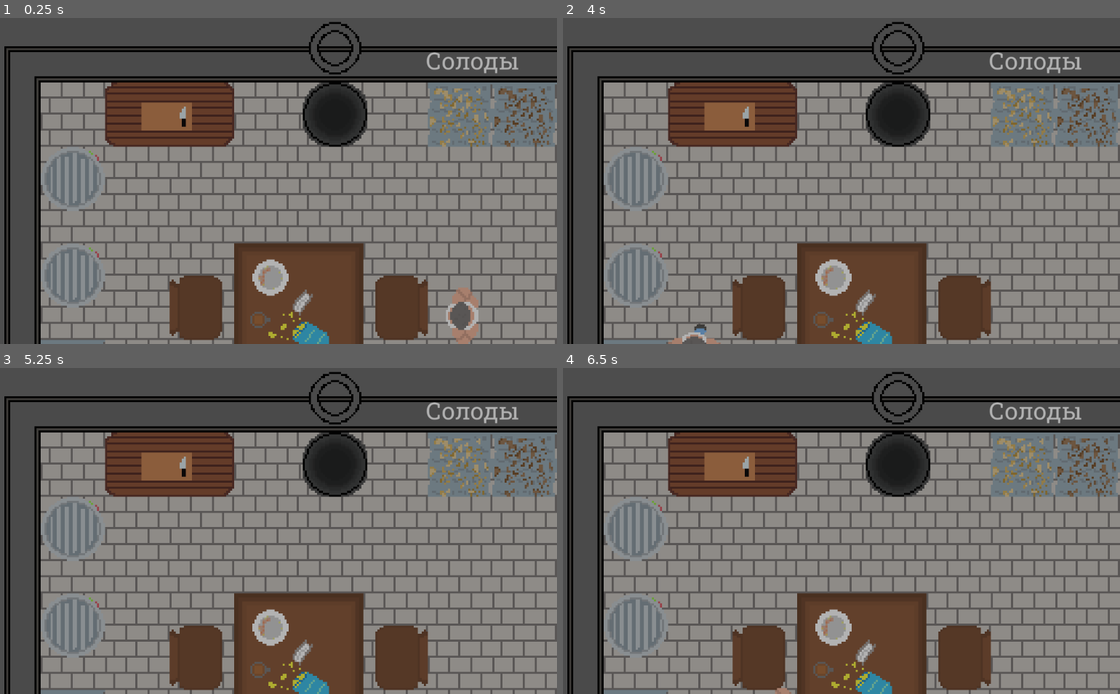
Above: before the commit, frames 1-4 (two rows, left to right).
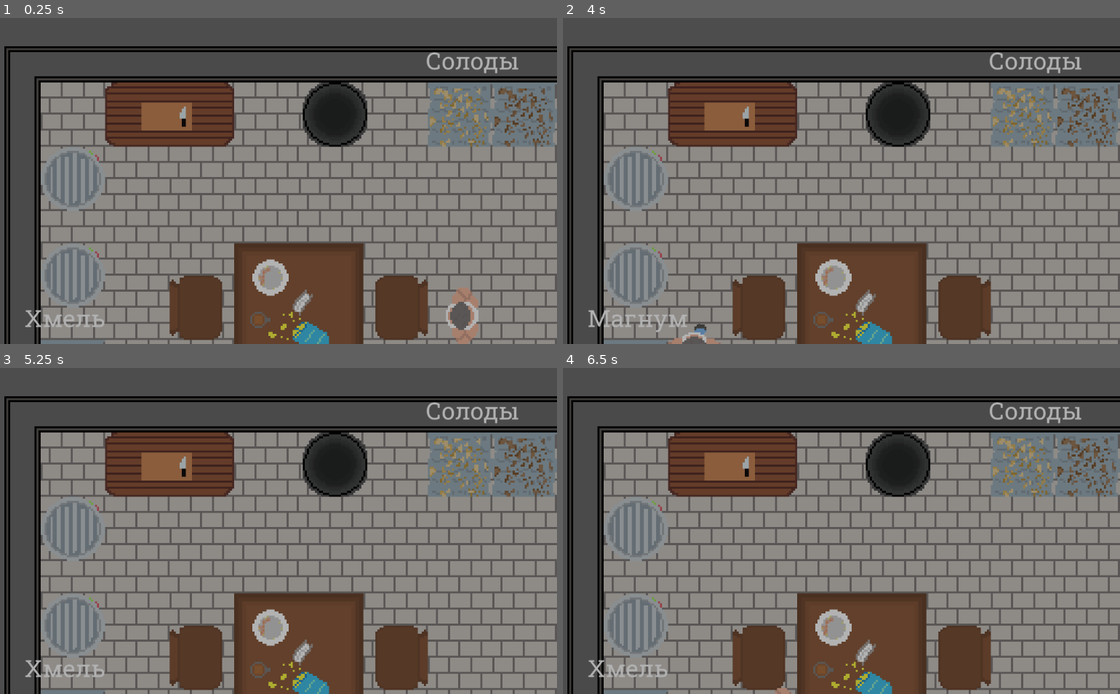
Above: after the commit, the same moments.

Repository: Pel-meshek/drinkUP
Game: Godot game, scene res://scenes/garage.tscn
Same seed, same stepped clock (60 frames per second), same inputs: the game is played once before the commit and once after it.
Inputs:
- Up to frame 1 (0.25 s): no input
- Up to frame 2 (4 s): tap Enter at 0.5 s; hold E (interact) 0.53-1.28 s; hold W (up) 0.53-2.03 s; tap F (drop) at 0.6, 1.55, 2.1, 3.05, 3.6 s; tap E (interact) at 1.35, 2.85 s; hold E (interact) 2.03-2.78 s; hold A (left) 2.03-3.53 s; hold S (down) from 3.53 s (still down); hold E (interact) from 3.53 s (still down)
- Up to frame 3 (5.25 s): release S (down) at 4.28 s; release E (interact) at 4.28 s; hold D (right) 4.28-5.03 s; tap E (interact) at 4.35 s; tap F (drop) at 4.55, 5.1 s; tap Space (skip) at 5 s; hold W (up) from 5.03 s (still down); hold E (interact) from 5.03 s (still down)
- Up to frame 4 (6.5 s): tap Enter at 5.75 s; release W (up) at 5.78 s; release E (interact) at 5.78 s; hold D (right) from 5.78 s (still down); tap E (interact) at 5.85 s; tap F (drop) at 6.05 s

The runs differ from the first frame. In frame 1, 0.6% of the frame differs, in the area x 4-65%, y 1-95%; in frame 2, 0.7%, in the area x 4-65%, y 1-97%; in frame 3, 0.6%; in frame 4, 0.6%.

Commit message:
gameplay

Diff:
--- a/scenes/garage.tscn
+++ b/scenes/garage.tscn
@@ -31,7 +31,6 @@
 [ext_resource type="Texture2D" uid="uid://bvcu31fhaeueo" path="res://assets/Котел/КОТЕЛ НИ С ЧЕМ.png" id="16_4sak7"]
 [ext_resource type="Texture2D" uid="uid://d30h8h2gn0dpc" path="res://assets/Пилнзер.png" id="16_ruylh"]
 [ext_resource type="Texture2D" uid="uid://ceifpkoiftcjh" path="res://assets/light_tele.png" id="19_q361v"]
-[ext_resource type="Texture2D" uid="uid://cxadlilha47g6" path="res://assets/КОТЕЛ НИ С ЧЕМ.png" id="22_kr3w1"]
 [ext_resource type="PackedScene" uid="uid://dacv2754hedak" path="res://scenes/dialogue.tscn" id="22_sdyjj"]
 [ext_resource type="PackedScene" uid="uid://k85ld780p7cg" path="res://scenes/belka.tscn" id="23_5080d"]
 [ext_resource type="PackedScene" uid="uid://dhucc0jp1i5vc" path="res://scenes/ui.tscn" id="25_4y4st"]
@@ -48,7 +47,7 @@
 [ext_resource type="Texture2D" uid="uid://dlxuwo1q1ywir" path="res://assets/Скиллчек/Скиллчек9.png" id="36_ayv3f"]
 [ext_resource type="Texture2D" uid="uid://3wpfkxlis8ty" path="res://assets/Дверь/Анимация двери4.png" id="37_ahcgg"]
 [ext_resource type="Texture2D" uid="uid://bhx1opqe66nhf" path="res://assets/Скиллчек/Скиллчек10.png" id="37_j55nb"]
-[ext_resource type="Script" uid="uid://cr28fps778guc" path="res://scenes/solods.gd" id="38_0juyn"]
+[ext_resource type="Script" uid="uid://cr28fps778guc" path="res://scripts/solods.gd" id="38_0juyn"]
 [ext_resource type="Texture2D" uid="uid://tx16hsriplij" path="res://assets/Дверь/Анимация двери5.png" id="38_l6jx5"]
 [ext_resource type="Texture2D" uid="uid://bx1bdcehbnakr" path="res://assets/Скиллчек/Скиллчек11.png" id="38_mpx25"]
 [ext_resource type="Texture2D" uid="uid://ctq6e3lhiun7" path="res://assets/Дверь/Анимация двери6.png" id="39_3fq53"]
@@ -66,6 +65,8 @@
 [ext_resource type="Texture2D" uid="uid://c0u6cq540hxfh" path="res://assets/Скиллчек/Скиллчек21.png" id="48_sebuw"]
 [ext_resource type="Texture2D" uid="uid://vrq45fl5bsgn" path="res://assets/Скиллчек/Скиллчек22.png" id="49_rfe51"]
 [ext_resource type="FontFile" uid="uid://mca6jyx15p1q" path="res://assets/Font/RobotoSlab-Regular.ttf" id="61_kr3w1"]
+[ext_resource type="Script" uid="uid://cyx6lu76448hd" path="res://scripts/hmel.gd" id="63_flowt"]
+[ext_resource type="Script" uid="uid://siscuwkux20q" path="res://scripts/brodilka.gd" id="63_fma1v"]
 
 [sub_resource type="TileSetAtlasSource" id="TileSetAtlasSource_7mpr7"]
 texture = ExtResource("3_lqxlc")
@@ -447,9 +448,9 @@
 "duration": 1.0,
 "texture": ExtResource("49_rfe51")
 }],
-"loop": true,
+"loop": false,
 "name": &"default",
-"speed": 2.1
+"speed": 1.75
 }]
 
 [sub_resource type="RectangleShape2D" id="RectangleShape2D_p2t0x"]
@@ -500,16 +501,93 @@
 size = Vector2(95, 47)
 
 [sub_resource type="RectangleShape2D" id="RectangleShape2D_ahcgg"]
-size = Vector2(40, 31)
+size = Vector2(49, 31)
 
 [sub_resource type="RectangleShape2D" id="RectangleShape2D_l6jx5"]
-size = Vector2(40, 32)
+size = Vector2(49, 32)
 
 [sub_resource type="RectangleShape2D" id="RectangleShape2D_kr3w1"]
 size = Vector2(30, 64)
 
 [sub_resource type="RectangleShape2D" id="RectangleShape2D_fma1v"]
-size = Vector2(41, 63)
+size = Vector2(50, 63)
+
+[sub_resource type="RectangleShape2D" id="RectangleShape2D_34iyq"]
+size = Vector2(56, 28.75)
+
+[sub_resource type="SpriteFrames" id="SpriteFrames_a3l7v"]
+animations = [{
+"frames": [{
+"duration": 1.0,
+"texture": ExtResource("28_4qywv")
+}, {
+"duration": 1.0,
+"texture": ExtResource("29_kr3w1")
+}, {
+"duration": 1.0,
+"texture": ExtResource("30_rjp78")
+}, {
+"duration": 1.0,
+"texture": ExtResource("31_flowt")
+}, {
+"duration": 1.0,
+"texture": ExtResource("32_fma1v")
+}, {
+"duration": 1.0,
+"texture": ExtResource("33_34iyq")
+}, {
+"duration": 1.0,
+"texture": ExtResource("34_a3l7v")
+}, {
+"duration": 1.0,
+"texture": ExtResource("35_5huaa")
+}, {
+"duration": 1.0,
+"texture": ExtResource("36_ayv3f")
+}, {
+"duration": 1.0,
+"texture": ExtResource("37_j55nb")
+}, {
+"duration": 1.0,
+"texture": ExtResource("38_mpx25")
+}, {
+"duration": 1.0,
+"texture": ExtResource("39_h1gvh")
+}, {
+"duration": 1.0,
+"texture": ExtResource("40_hxkuf")
+}, {
+"duration": 1.0,
+"texture": ExtResource("41_8i6x6")
+}, {
+"duration": 1.0,
+"texture": ExtResource("42_86cw0")
+}, {
+"duration": 1.0,
+"texture": ExtResource("43_8pcvq")
+}, {
+"duration": 1.0,
+"texture": ExtResource("44_7dtcs")
+}, {
+"duration": 1.0,
+"texture": ExtResource("45_cbnv3")
+}, {
+"duration": 1.0,
+"texture": ExtResource("46_dco2s")
+}, {
+"duration": 1.0,
+"texture": ExtResource("47_fm51g")
+}, {
+"duration": 1.0,
+"texture": ExtResource("48_sebuw")
+}, {
+"duration": 1.0,
+"texture": ExtResource("49_rfe51")
+}],
+"loop": true,
+"name": &"default",
+"speed": 1.4
+}]
 
 [node name="Garage" type="Node2D" unique_id=125230760]
 script = ExtResource("1_oyih7")
@@ -542,9 +620,6 @@
 [node name="kotel" type="StaticBody2D" parent="varka" unique_id=1397662955]
 position = Vector2(-201, 0)
 script = ExtResource("6_nulr8")
-texture_empty = ExtResource("22_kr3w1")
-texture_with_malt = ExtResource("7_spycl")
-animation_cooking = "default"
 
 [node name="AnimatedSprite2D" type="AnimatedSprite2D" parent="varka/kotel" unique_id=321625484]
 position = Vector2(379, 48)
@@ -655,17 +730,18 @@
 shape = SubResource("RectangleShape2D_rjp78")
 
 [node name="hmel" type="StaticBody2D" parent="varka" unique_id=1005736307]
+script = ExtResource("63_flowt")
 
 [node name="cascad" type="Area2D" parent="varka/hmel" unique_id=804866525]
 
 [node name="CollisionShape2D" type="CollisionShape2D" parent="varka/hmel/cascad" unique_id=1826760904]
-position = Vector2(52, 208.5)
+position = Vector2(56.5, 208.5)
 shape = SubResource("RectangleShape2D_ahcgg")
 
 [node name="magnum" type="Area2D" parent="varka/hmel" unique_id=1987356703]
 
 [node name="CollisionShape2D" type="CollisionShape2D" parent="varka/hmel/magnum" unique_id=759383370]
-position = Vector2(52, 176)
+position = Vector2(56.5, 176)
 shape = SubResource("RectangleShape2D_l6jx5")
 
 [node name="CollisionShape2D" type="CollisionShape2D" parent="varka/hmel" unique_id=881708575]
@@ -675,8 +751,37 @@
 [node name="Area2D" type="Area2D" parent="varka/hmel" unique_id=250566300]
 
 [node name="CollisionShape2D" type="CollisionShape2D" parent="varka/hmel/Area2D" unique_id=1587296693]
-position = Vector2(51.5, 192.5)
+position = Vector2(56, 192.5)
 shape = SubResource("RectangleShape2D_fma1v")
+
+[node name="Label" type="Label" parent="varka/hmel" unique_id=1623483705]
+texture_filter = 2
+offset_left = 24.0
+offset_top = 141.0
+offset_right = 324.0
+offset_bottom = 221.0
+scale = Vector2(0.2, 0.2)
+theme_override_fonts/font = ExtResource("61_kr3w1")
+theme_override_font_sizes/font_size = 60
+text = "Пильзнер"
+
+[node name="brodilka" type="StaticBody2D" parent="varka" unique_id=1886699468]
+script = ExtResource("63_fma1v")
+
+[node name="Area2D" type="Area2D" parent="varka/brodilka" unique_id=137637308]
+
+[node name="CollisionShape2D" type="CollisionShape2D" parent="varka/brodilka/Area2D" unique_id=104726197]
+position = Vector2(60, 127.625)
+shape = SubResource("RectangleShape2D_34iyq")
+
+[node name="skillchek" type="Label" parent="varka/brodilka" unique_id=1102377579]
+offset_left = 16.0
+offset_top = 127.0
+offset_right = 56.0
+offset_bottom = 150.0
+
+[node name="AnimatedSprite2D" type="AnimatedSprite2D" parent="varka/brodilka/skillchek" unique_id=579549828]
+sprite_frames = SubResource("SpriteFrames_a3l7v")
 
 [node name="ГрустныйСаунд" type="AudioStreamPlayer" parent="." unique_id=801783800]
 stream = ExtResource("12_4laxj")
@@ -702,3 +807,8 @@
 [connection signal="area_entered" from="varka/solods/munhen" to="varka/solods" method="_on_munhen_area_entered"]
 [connection signal="area_entered" from="varka/solods/caramel" to="varka/solods" method="_on_caramel_area_entered"]
 [connection signal="area_exited" from="varka/solods/Area2D" to="varka/solods" method="_on_area_2d_area_exited"]
+[connection signal="area_entered" from="varka/hmel/cascad" to="varka/hmel" method="_on_cascad_area_entered"]
+[connection signal="area_entered" from="varka/hmel/magnum" to="varka/hmel" method="_on_magnum_area_entered"]
+[connection signal="area_exited" from="varka/hmel/Area2D" to="varka/hmel" method="_on_area_2d_area_exited"]
+[connection signal="area_entered" from="varka/brodilka/Area2D" to="varka/brodilka" method="_on_area_2d_area_entered"]
+[connection signal="area_exited" from="varka/brodilka/Area2D" to="varka/brodilka" method="_on_area_2d_area_exited"]
--- /dev/null
+++ b/scripts/brodilka.gd
@@ -0,0 +1,52 @@
+extends StaticBody2D
+
+@export var brew_duration: float = 15
+enum state { empty, brod, ready}
+var current_state: state = state.empty
+var is_active = false
+var brew_timer: float = 0.0
+
+# Called when the node enters the scene tree for the first time.
+func _ready() -> void:
+	$skillchek.visible = false
+
+
+# Called every frame. 'delta' is the elapsed time since the previous frame.
+func _process(delta: float) -> void:
+	if current_state == state.brod:
+		brew_timer+=delta
+		if brew_timer>= brew_duration:
+			finish()
+	if is_active and Input.is_action_just_pressed("interact"):
+		handle_interaction()
+
+func handle_interaction():
+	var held_item = Global.held_item
+
+	match current_state:
+		state.empty:
+			if held_item == "Пиво":
+				current_state = state.brod
+				Global.drop_item()
+				brew_timer = 0.0
+				$skillchek.visible = true
+				$skillchek/AnimatedSprite2D.play("default")
+		state.ready:
+			if held_item == "":
+				Global.take_item("Готовое Пиво")
+				current_state = state.empty
+
+func finish():
+	current_state = state.ready
+	$skillchek.visible = false
+
+
+
+func _on_area_2d_area_entered(area: Area2D) -> void:
+	if area.name == "hitbox":
+		is_active = true
+
+
+func _on_area_2d_area_exited(area: Area2D) -> void:
+	if area.name == "hitbox":
+		is_active = false
--- a/scripts/dialogue.gd
+++ b/scripts/dialogue.gd
@@ -13,7 +13,7 @@
 # Called every frame. 'delta' is the elapsed time since the previous frame.
 func _process(delta: float) -> void:
 	if not stop:
-		type_text("привет")
+		type_text("бухай мразь")
 	if Input.is_action_just_pressed("skip"):
 		queue_free()
 
--- /dev/null
+++ b/scripts/hmel.gd
@@ -0,0 +1,59 @@
+extends StaticBody2D
+
+enum {
+	inactive,
+	cascad,
+	magnum
+}
+var state = inactive
+# Called when the node enters the scene tree for the first time.
+func _ready() -> void:
+	pass # Replace with function body.
+
+func _input(event):
+	if state == inactive:
+		return
+	if state == cascad and event.is_action_pressed("interact"):
+		if Global.held_item == "": # Если руки пусты
+			Global.take_item("cascad")
+		else:
+			$Label.text = "Руки заняты"
+	if state == magnum and event.is_action_pressed("interact"):
+		if Global.held_item == "": # Если руки пусты
+			Global.take_item("magnum")
+		else:
+			print("Руки заняты!")
+# Called every frame. 'delta' is the elapsed time since the previous frame.
+func _process(delta: float) -> void:
+	match state:
+		inactive:
+			inactive_state()
+		magnum:
+			magnum_state()
+		cascad:
+			cascad_state()
+
+func magnum_state():
+	$Label.text = "Магнум"
+
+func inactive_state():
+	$Label.text = "Хмель"
+
+func cascad_state():
+	$Label.text = "Каскад"
+
+
+
+func _on_area_2d_area_exited(area: Area2D) -> void:
+	if area.name == "hitbox":
+		state = inactive
+
+
+func _on_cascad_area_entered(area: Area2D) -> void:
+	if area.name == "hitbox":
+		state = cascad
+
+
+func _on_magnum_area_entered(area: Area2D) -> void:
+	if area.name == "hitbox":
+		state = magnum
--- a/scripts/kotel.gd
+++ b/scripts/kotel.gd
@@ -1,72 +1,88 @@
 extends StaticBody2D
 
-# Ссылки на узлы
-@onready var sprite = $AnimatedSprite2D# Или $AnimatedSprite2D
-@onready var audio = $AudioStreamPlayer
+@onready var sprite = $AnimatedSprite2D # Или AnimatedSprite2D
+@onready var audio = $AudioStreamPlayer2D
 
-# Настройки внешнего вида (назначьте в инспекторе)
-@export var texture_empty: Texture2D
-@export var texture_with_malt: Texture2D # Вид с солодом
-@export var animation_cooking: String = "boiling" # Имя анимации варки (если AnimatedSprite2D)
+# Настройки
+@export var brew_duration: float = 12 # Время варки
 
 # Состояние
-var has_malt: bool = false
-var is_cooking: bool = false
+enum State { EMPTY, HAS_MALT, COOKING, READY }
+var current_state: State = State.EMPTY
 var is_active: bool = false
+var brew_timer: float = 0.0
 
 func _ready():
-	sprite.play("пустой")
+	update_visuals()
+	$TimerLabel/Skillcheck.visible = false
 
 func _physics_process(delta):
+	# Таймер варки
+	if current_state == State.COOKING:
+		brew_timer += delta
+		$TimerLabel/Skillcheck.play("default")
+
+		if brew_timer >= brew_duration:
+			finish_brewing()
+
+	# Взаимодействие
 	if is_active and Input.is_action_just_pressed("interact"):
 		handle_interaction()
-	if is_active and Input.is_action_just_pressed("drop"):
-		reset_cauldron()
 
 func handle_interaction():
-	var item = Global.held_item
+	var held_item = Global.held_item
 
-	# 1. Если руки пусты — ничего не делаем (или можно выбрасывать содержимое)
-	if item == "":
-		return
+	match current_state:
+		State.EMPTY:
+			if held_item == "pilsner" or held_item == "munhen" or held_item == "caramel":
+				current_state = State.HAS_MALT
+				Global.drop_item()
+				update_visuals()
 
-	# 2. Логика добавления ингредиентов
-	if not has_malt and not is_cooking:
-		if item == "caramel" or item == "pilsner" or item == "munhen":
-			add_malt()
-			Global.drop_item() # Убираем предмет из рук
+		State.HAS_MALT:
+			if held_item == "magnum" or held_item == "cascad":
+				start_brewing()
+				Global.drop_item()
+			elif held_item == "":
+				print("Нужен хмель!")
 
-	elif has_malt and not is_cooking:
-		if item == "Хмель":
-			start_brewing()
-			Global.drop_item()
-		else:
-			print("Сначала нужно добавить солод!")
-
-func add_malt():
-	has_malt = true
-	# Меняем вид
-	sprite.play("solod")
-	print("Добавлен солод")
+		State.READY:
+			if held_item == "":
+				take_beer()
+			else:
+				print("Освободите руки!")
 
 func start_brewing():
-	is_cooking = true
-	# Запуск анимации и звука
-	sprite.play("malt")
+	current_state = State.COOKING
+	brew_timer = 0.0
+	audio.play()
+	$TimerLabel/Skillcheck.visible = true
+	update_visuals()
 
-	audio.play()
-	print("Варка началась!")
+func finish_brewing():
+	if State.COOKING:
+		audio.stop()
+	current_state = State.READY
+	$TimerLabel/Skillcheck.visible = false
+	update_visuals()
+	print("Пиво готово!")
 
-	# Здесь можно запустить таймер на завершение варки через create_timer
+func take_beer():
+	Global.take_item("Пиво")
+	current_state = State.EMPTY
+	update_visuals()
 
-func reset_cauldron():
-	if is_cooking:
-		audio.stop()
-	# Функция для сброса (например, когда еда готова)
-	has_malt = false
-	is_cooking = false
-	sprite.play("пустой")
-
+func update_visuals():
+	match current_state:
+		State.EMPTY:
+			sprite.play("пустой")
+		State.HAS_MALT:
+			sprite.play("solod")
+		State.COOKING:
+			# Можно менять текстуру или играть анимацию
+			sprite.play("malt")
+		State.READY:
+			sprite.play("solod")
 
 func _on_area_2d_body_entered(body: Node2D) -> void:
 	if body.name == "Player":
Not shown, changed: export_presets.cfg
Binary file added: index.apple-touch-icon.png
Not shown, added: index.apple-touch-icon.png.import
Binary file added: index.icon.png
Not shown, added: index.icon.png.import
Binary file added: index.png
Not shown, added: index.png.import
Not shown, added: scripts/brodilka.gd.uid
Not shown, added: scripts/hmel.gd.uid
Renamed: scenes/solods.gd -> scripts/solods.gd
Renamed: scenes/solods.gd.uid -> scripts/solods.gd.uid
Not shown, changed: drinkUP.pck
(and 7 more such lines)
